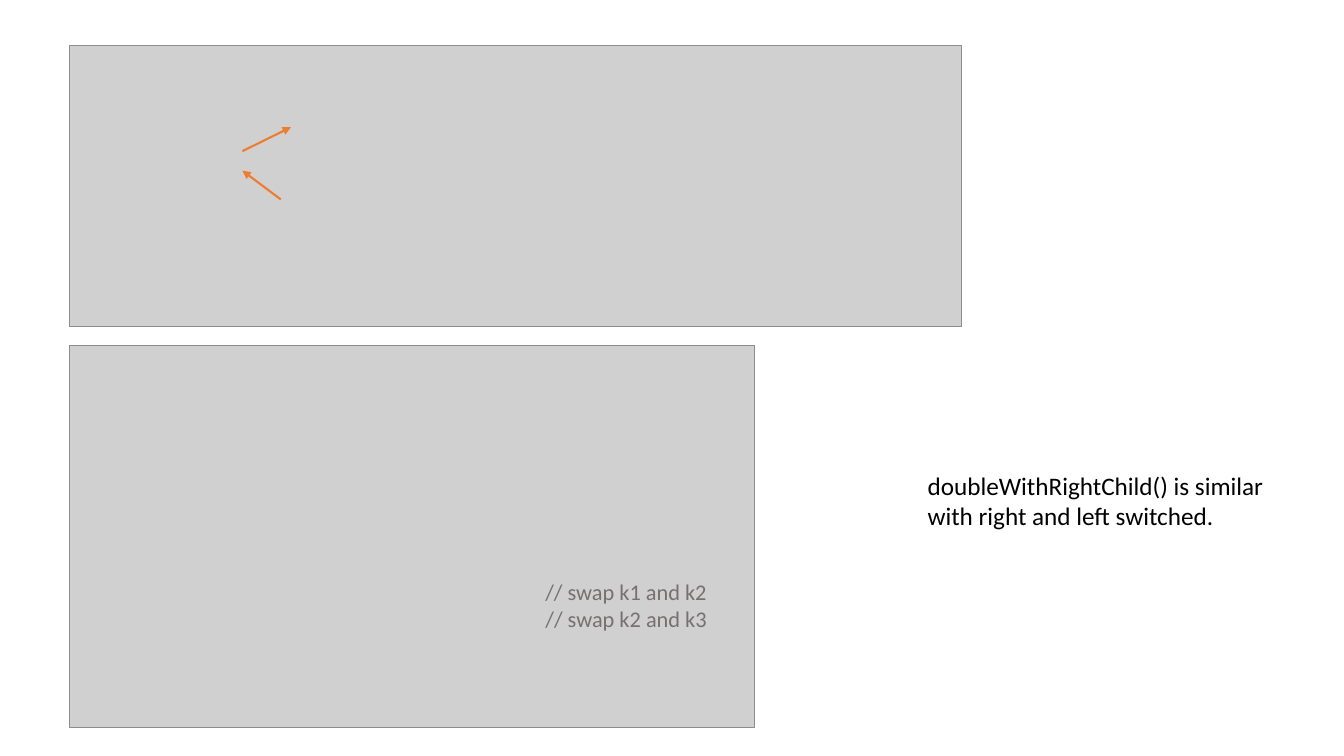
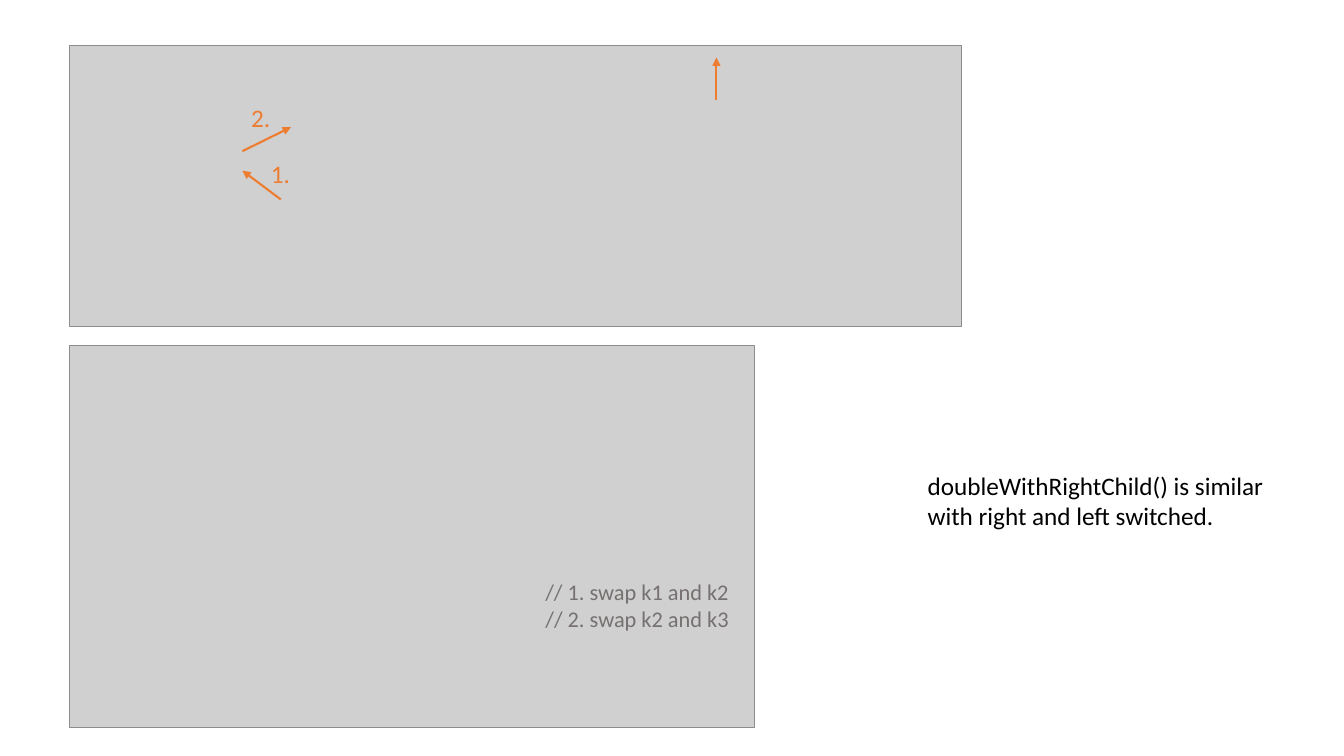
Before and after one commit to mhahsler/CS2341, a slide deck: slide 10 of Chapter4_Trees/slides/AVL_trees.pptx. Drawn at 1344x756 pixels with LibreOffice and Linux fonts; fonts in the diff are those of the drawing; grey boxes stand for pictures. Boxes give left, top, right and bottom in pixels: in the first picture for what was removed or moved away, otherwise in the second. Text is boxed around its words. In the diff, an @@ line names an element or a change of style, - is before the commit and + after.

```diff
--- a/Chapter4_Trees/slides/AVL_trees.pptx
+++ b/Chapter4_Trees/slides/AVL_trees.pptx
@@ arrow added from (717, 100) to (717, 57), #ED7D31 1.5 pt @@
@@ text added at (251, 110, 270, 127), 18 pt, text #ED7D31 @@
+2.
@@ text added at (271, 167, 290, 183), 18 pt, text #ED7D31 @@
+1.
@@ text at (568, 584, 728, 604): text changed @@
-// swap k1 and k2
+// 1. swap k1 and k2
@@ text at (568, 611, 728, 631): text changed @@
-// swap k2 and k3
+// 2. swap k2 and k3
```
Also in this commit, not shown: 6 other slides changed, 1 other file.
